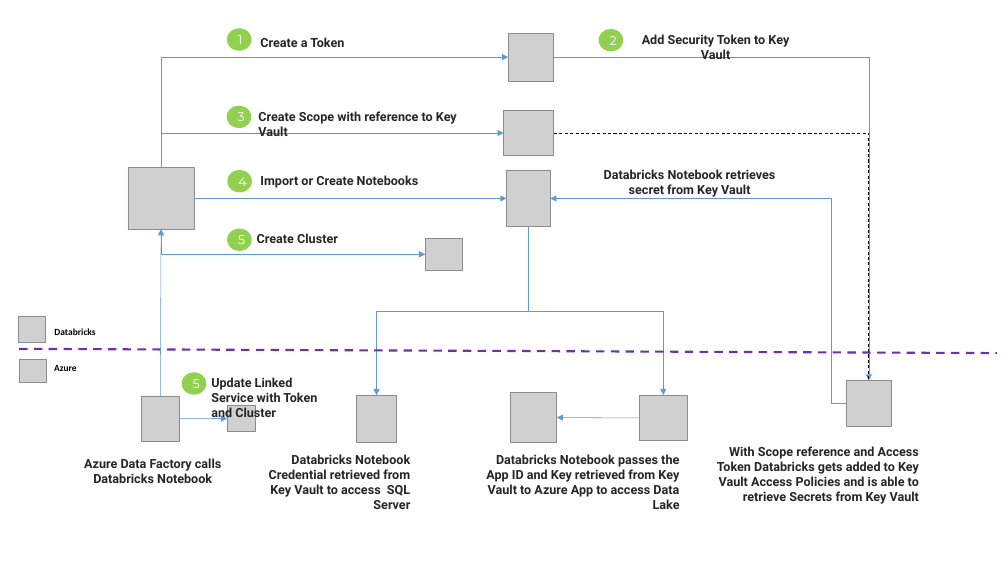
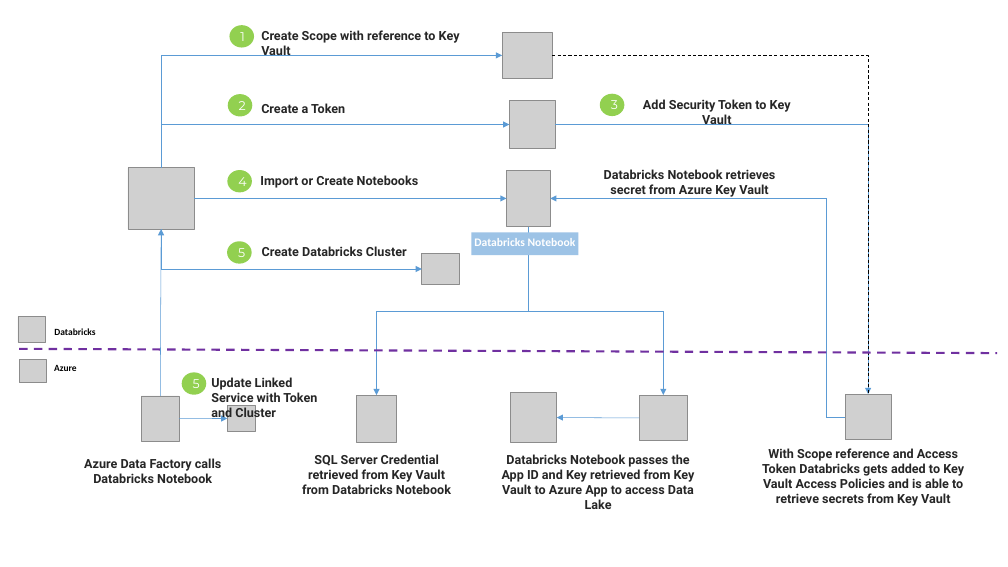
Before and after one commit to rahulunlimited/adflab, a slide deck: slide 4 of docs/ADFLab Design Pattern.pptx. Drawn at 1008x567 pixels with LibreOffice and Linux fonts; fonts in the diff are those of the drawing; grey boxes stand for pictures. Boxes give left, top, right and bottom in pixels: in the first picture for what was removed or moved away, otherwise in the second. Text is boxed around its words. In the diff, an @@ line names an element or a change of style, - is before the commit and + after.

Commit message:
Updated Slide doc

```diff
--- a/docs/ADFLab Design Pattern.pptx
+++ b/docs/ADFLab Design Pattern.pptx
@@ text "Create Scope with reference to ...": place and size @@
-text "Create Scope with reference to ..." at [258, 111, 457, 136]
+text "Create Scope with reference to ..." at [261, 30, 460, 56]
@@ elbow arrow moved from (161, 168) - (504, 133) to (161, 168) - (502, 55) @@
@@ picture: place and size @@
-picture at [504, 110, 554, 156]
+picture at [502, 33, 552, 78]
@@ elbow line moved from (554, 133) - (869, 381) to (552, 55) - (868, 394) @@
@@ ellipse "2": place and size @@
-ellipse "2" at [599, 29, 624, 51]
+ellipse "2" at [228, 94, 253, 116]
@@ text "Create a Token": place and size @@
-text "Create a Token" at [260, 37, 344, 47]
+text "Create a Token" at [261, 103, 345, 113]
@@ picture: place and size @@
-picture at [508, 33, 554, 81]
+picture at [510, 101, 555, 148]
@@ ellipse "3": place and size @@
-ellipse "3" at [227, 106, 252, 129]
+ellipse "3" at [600, 94, 625, 116]
@@ text "Add Security Token to Key ...": place and size @@
-text "Add Security Token to Key ..." at [642, 34, 789, 59]
+text "Add Security Token to Key ..." at [643, 99, 791, 125]
@@ elbow arrow moved from (161, 168) - (508, 57) to (161, 168) - (510, 125) @@
@@ elbow arrow moved from (554, 57) - (869, 381) to (555, 125) - (868, 394) @@
@@ text at [604, 169, 776, 197]: text changed @@
-Databricks Notebook retrieves secret from Key Vault
+Databricks Notebook retrieves secret from Azure Key Vault
@@ elbow arrow moved from (846, 404) - (551, 198) to (845, 417) - (551, 198) @@
@@ elbow arrow moved from (161, 229) - (425, 254) to (161, 229) - (422, 269) @@
@@ rectangle added at [472, 232, 579, 255], fill #9DC3E6, 11 pt, text #FFFFFF, bold @@
+Databricks Notebook
@@ ellipse "5": place and size @@
-ellipse "5" at [227, 228, 252, 251]
+ellipse "5" at [227, 241, 252, 264]
@@ text at [262, 246, 407, 256]: text changed @@
-Create Cluster
+Create Databricks Cluster
@@ picture: place and size @@
-picture at [425, 239, 462, 271]
+picture at [422, 253, 459, 285]
@@ picture: place and size @@
-picture at [846, 381, 892, 426]
+picture at [845, 394, 892, 439]
@@ text "Databricks Notebook passes the App ...": place and size @@
-text "Databricks Notebook passes the App ..." at [486, 454, 680, 509]
+text "Databricks Notebook passes the App ..." at [502, 454, 695, 509]
@@ text "Databricks Notebook passes the App ..." at [502, 454, 695, 509]: alignment right to centre @@
@@ text at [762, 448, 964, 506]: text changed @@
-With Scope reference and Access Token Databricks gets added to Key Vault Access Policies and is able to retrieve Secrets from Key Vault
+With Scope reference and Access Token Databricks gets added to Key Vault Access Policies and is able to retrieve secrets from Key Vault
@@ text at [302, 454, 451, 494]: text changed @@
-Databricks Notebook Credential retrieved from Key Vault to access SQL Server
+SQL Server Credential retrieved from Key Vault from Databricks Notebook
```
Also in this commit, not shown: 4 slides added.
